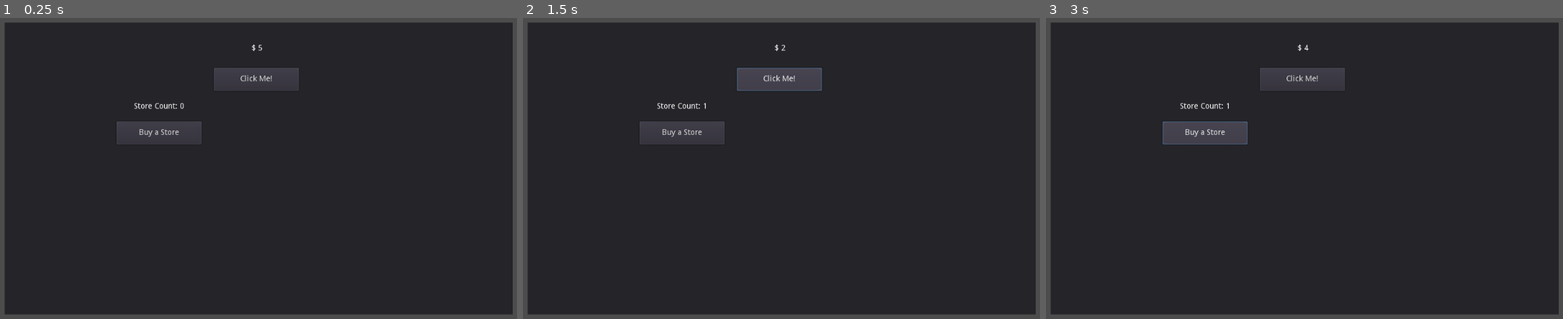
Above: before the commit, frames 1-3 (left to right).
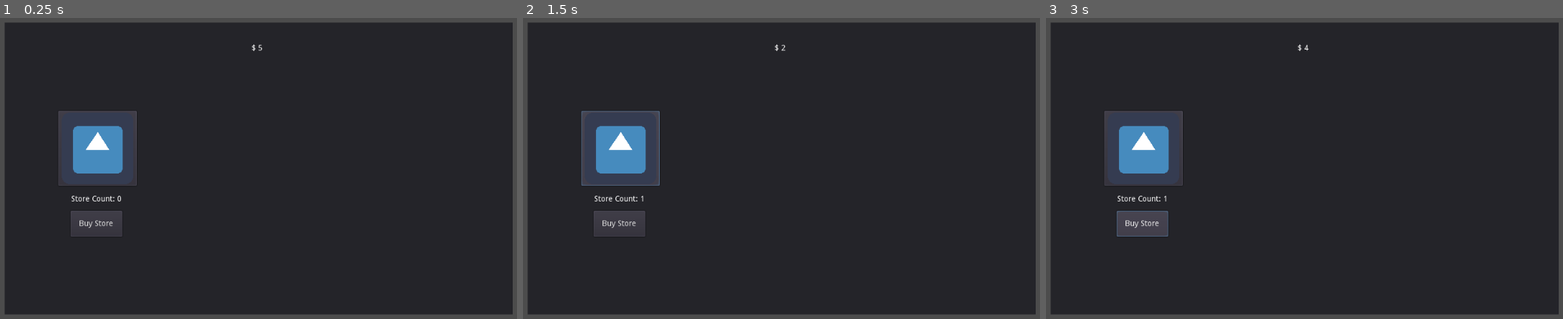
Above: after the commit, the same moments.

Repository: shawn220a/GodotIdleTycoon
Game: Godot game, scene res://store.tscn
The game is run twice, just before and just after one commit, with the same random seed, the same clock (stepped at 60 frames per second) and the same inputs. The engine's default icon, where the game draws it, is replaced by a stand-in: a white triangle on a blue panel in a dark square.
Inputs (mouse positions are in pixels of both pictures, inside the frame that each line leads up to; where the layout moved, square brackets give the same spot in the first picture):
- Up to frame 1 (0.25 s): no input
- Up to frame 2 (1.5 s): click "Buy a Store" (after the commit: "Buy Store") at 0.5 s; click (621, 147) [781, 78] at 1.25 s
- Up to frame 3 (3 s): click (1144, 147) [1304, 78] at 2 s; click "Buy a Store" (after the commit: "Buy Store") at 2.75 s

The runs differ from the first frame. In frame 1, 5.4% of the frame differs, in the area x 11-58%, y 16-73%; in frame 2, 6.2%; in frame 3, 6.1%.

Commit message:
Add image to increase money

Diff:
--- a/store.tscn
+++ b/store.tscn
@@ -1,6 +1,7 @@
-[gd_scene load_steps=2 format=2]
+[gd_scene load_steps=3 format=2]
 
 [ext_resource path="res://store.gd" type="Script" id=1]
+[ext_resource path="res://icon.png" type="Texture" id=2]
 
 [node name="Panel" type="Panel"]
 margin_left = 47.6177
@@ -26,31 +27,34 @@
 }
 
 [node name="ClickButton" type="Button" parent="."]
-margin_left = 374.0
-margin_top = 81.0
-margin_right = 526.0
-margin_bottom = 122.0
-text = "Click Me!"
+margin_left = 95.5
+margin_top = 158.0
+margin_right = 235.5
+margin_bottom = 292.0
+icon = ExtResource( 2 )
 __meta__ = {
 "_edit_use_anchors_": false
 }
 
 [node name="BuyButton" type="Button" parent="."]
-margin_left = 200.0
-margin_top = 177.0
-margin_right = 352.0
-margin_bottom = 218.0
-text = "Buy a Store"
+margin_left = 117.5
+margin_top = 337.0
+margin_right = 209.5
+margin_bottom = 383.0
+text = "Buy Store"
 __meta__ = {
 "_edit_use_anchors_": false
 }
 
 [node name="StoreCountLabel" type="Label" parent="."]
-margin_left = 224.5
-margin_top = 142.5
-margin_right = 327.5
-margin_bottom = 170.5
+margin_left = 112.5
+margin_top = 308.5
+margin_right = 215.5
+margin_bottom = 336.5
 text = "[0]"
 align = 1
+__meta__ = {
+"_edit_use_anchors_": false
+}
 [connection signal="pressed" from="ClickButton" to="." method="_on_ClickButton_pressed"]
 [connection signal="pressed" from="BuyButton" to="." method="_on_BuyButton_pressed"]
